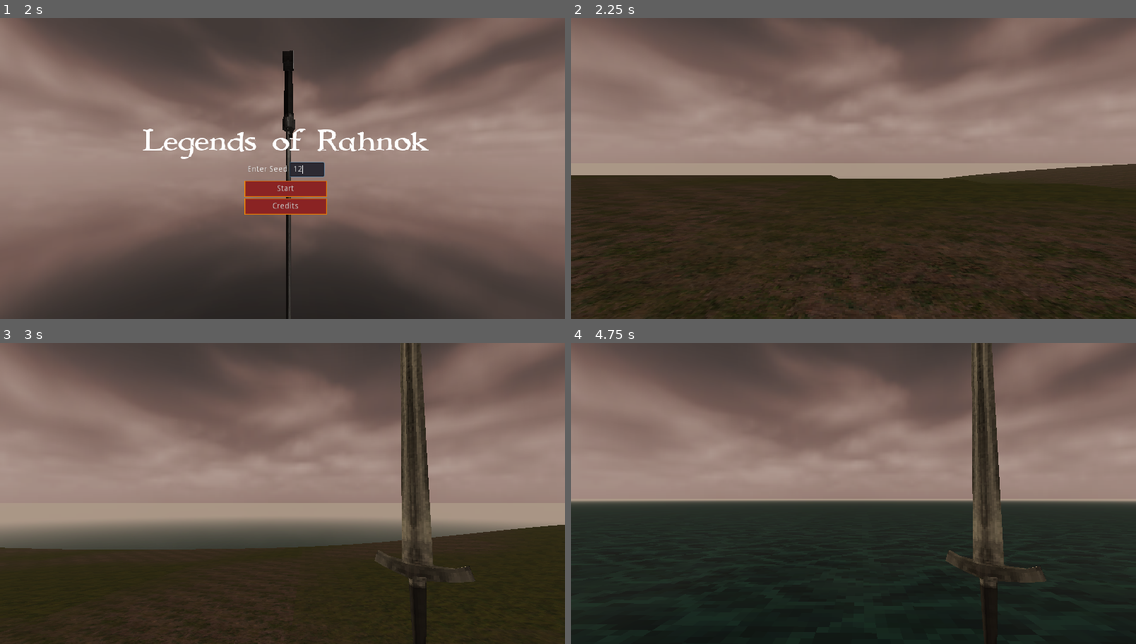
Above: before the commit, frames 1-4 (two rows, left to right).
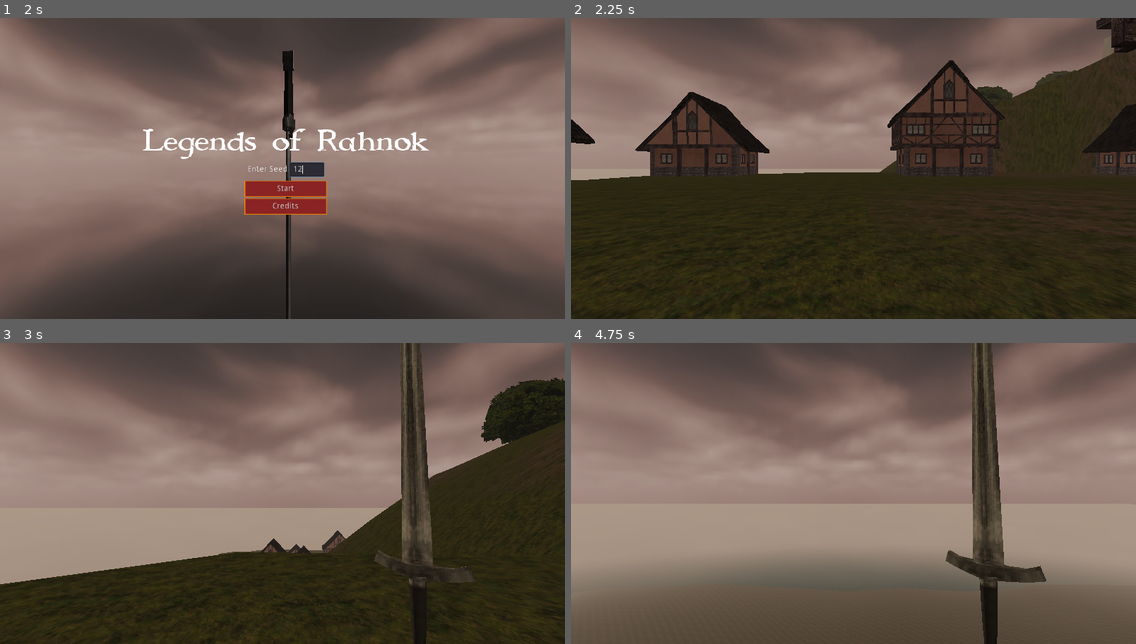
Above: after the commit, the same moments.

Repository: itaden1/webRPG
Game: Godot game, scene res://Scenes/GUI/logo_splash/logo_splash.tscn
Same seed, same stepped clock (60 frames per second), same inputs: the game is played once before the commit and once after it.
Inputs (mouse positions are in pixels of both pictures, inside the frame that each line leads up to):
- Up to frame 1 (2 s): tap Enter (ui_accept) at 0.5, 0.77 s; move the mouse to (406, 153) at 0.52 s; press the mouse at (406, 153) at 0.53 s; hold D 0.53-1.25 s; release the mouse at (406, 153) at 1.25 s; click (305, 168) at 1.27 s; type "12" at 1.35 s
- Up to frame 2 (2.25 s): click "Start" at 2 s
- Up to frame 3 (3 s): tap Enter (ui_accept) at 2.75 s; move the mouse to (254, 493) at 2.77 s; hold W from 2.78 s (still down); tap X (DrawSheathWeapon) at 2.85 s
- Up to frame 4 (4.75 s): keep holding W; tap Enter (ui_accept) at 3.02, 4.52 s; move the mouse to (864, 487) at 3.52 s; hold F (Interact) 3.53-4.28 s; move the mouse to (847, 499) at 4.27 s; tap Tab (ToggleMouse) at 4.35 s

Frame 1 is identical in both runs. In frame 2, 21% of the frame differs, in the area x 0-100%, y 0-100%; in frame 3, 18%; in frame 4, 45%, in the area x 0-100%, y 51-100%.

Commit message:
start town data gen

Diff:
--- a/Scripts/Generators/TerrainDataGenerator.gd
+++ b/Scripts/Generators/TerrainDataGenerator.gd
@@ -1,5 +1,6 @@
 extends Node
 
+const bpt_generator = preload("res://Scripts/Generators/BinaryPartitionTree.gd")
 const utilities = preload("res://Scripts/Utilities.gd")
 var Utilities
 
@@ -15,6 +16,19 @@
 var hill_multiplyer: int
 var hill_exponent: int
 var hill_exponent_fudge: int = 1
+var max_locations_per_chunk = 3
+
+
+# TODO use resources to describe locations
+const city_template = {
+	width=25, height=25, partitions=10, padding=[3,2,1], number_of_npcs=7,
+	plot_types=[Constants.HOUSE_TYPES.BUILDING, Constants.HOUSE_TYPES.FIELD, Constants.HOUSE_TYPES.THREE_STORY_BUILDING, Constants.HOUSE_TYPES.TWO_STORY_BUILDING]
+}
+
+const town_template = {
+	width=10, height=10, partitions=10, padding=[3,2,1], number_of_npcs=7,
+	plot_types=[Constants.HOUSE_TYPES.BUILDING, Constants.HOUSE_TYPES.TWO_STORY_BUILDING, Constants.HOUSE_TYPES.FIELD]
+}
 
 func _init():
 	._init()
@@ -129,13 +143,10 @@
 
 			data.chunks[Utilities.vec_as_key(chunk_data.position)] = chunk_data
 
-	# generate large towns and cities
+	# select chunks for capital cities
 	# Only one city per chunk
-	var kingdom_choices = [
-		Constants.KINGDOM_TYPES.DESERT,
-		Constants.KINGDOM_TYPES.GRASSLAND,
-		Constants.KINGDOM_TYPES.SNOW
-	]
+	var kingdom_choices = Constants.KINGDOM_TYPES.values()
+
 	var max_cities := 3
 	var city_dist_from_other_city = chunk_size.x * 6
 	var cities := []
@@ -151,7 +162,10 @@
 					dist_from_other_city = distance
 					break
 			if dist_from_other_city >= city_dist_from_other_city:
-				c.locations = [{type=Constants.LOCATION_TYPES.CITY}]
+				c.locations = [{
+					type=Constants.LOCATION_TYPES.CITY,
+					layout=build_city(city_template)
+				}]
 				cities.append(c.position)
 				var k = Rng.get_random_range(0, kingdom_choices.size()-1)
 				c.kingdom_type = kingdom_choices[k]
@@ -171,7 +185,7 @@
 		c.kingdom_type = closest_city.kingdom_type
 
 
-	# generate towns
+	# Determine chunks that will contain towns
 	var town_dist_from_other_city = chunk_size.x * 3
 	var max_towns := 10
 	for v in valid_town_chunks:
@@ -186,10 +200,16 @@
 					dist_from_other_town = distance
 					break
 			if dist_from_other_town >= town_dist_from_other_city:
-				c.locations = [{type=Constants.LOCATION_TYPES.TOWN}]
+				# TODO generate the town and other locations
+				c.locations = [{
+					location = Vector2(0, 0), # TODO get a random empty / buildable location in the chunk
+					type=Constants.LOCATION_TYPES.TOWN,
+					layout=build_town(town_template)
+				}]
 				cities.append(c.position)
 
-	# find blocks that are inhabitable by small communities
+
+	# Determine chunks that are inhabitable by small communities
 	# This includes farms / villages / monastaries / mines and other man made locations
 	var min_habitation_distance = chunk_size.x
 	for ck in data.chunks.keys():
@@ -201,11 +221,47 @@
 				c.locations = [{type=Constants.LOCATION_TYPES.VILLAGE}]
 
 
-
-
+	# generate wilderness areas
+	for ck in data.chunks.keys():
+		var c = data.chunks[ck]
+		if c.locations.size() == 0:
+			# TODO place wilderness locations
+			pass
 
 	return data
 
+
+func build_city(template: Dictionary):
+	pass
+
+func build_town(template: Dictionary) -> Dictionary:
+	var width = template.width
+	var height = template.height
+	var plot_types = template.plot_types
+	var town_rect: Rect2 = Rect2(Vector2(0, 0), Vector2(width, height))
+	var bpt = bpt_generator.new()
+	var tree = bpt.partition_rect(
+		town_rect,
+		template.partitions,
+		6,
+		2,
+		template.padding
+	)
+
+	var data := {}
+
+	var houses: Array = []
+
+	for b in tree.keys():
+		if tree[b].size() <= 0:
+			var plot_type = plot_types[Rng.get_random_range(0, plot_types.size()-1)]
+			if plot_type == Constants.HOUSE_TYPES.BUILDING:
+				pass
+				# build_house(b)
+			houses.append(b)
+			data.houses = {rect=b, type=plot_type}
+
+	return data
 
 func get_raw_land_height(x: float, y: float):
 	var val = hill_noise.get_noise_3d(x, 0, y)
--- a/Scripts/Singletons/Constants.gd
+++ b/Scripts/Singletons/Constants.gd
@@ -4,13 +4,17 @@
 	CITY,
 	TOWN,
 	FARM,
-	VILLAGE,
+	VILLAGE
 }
 
 enum HOUSE_TYPES {
 	COTTAGE,
 	EMPTY,
 	BUILDING,
+	TWO_STORY_BUILDING,
+	THREE_STORY_BUILDING,
+	TOWER,
+	KEEP,
 	FIELD
 }
 
